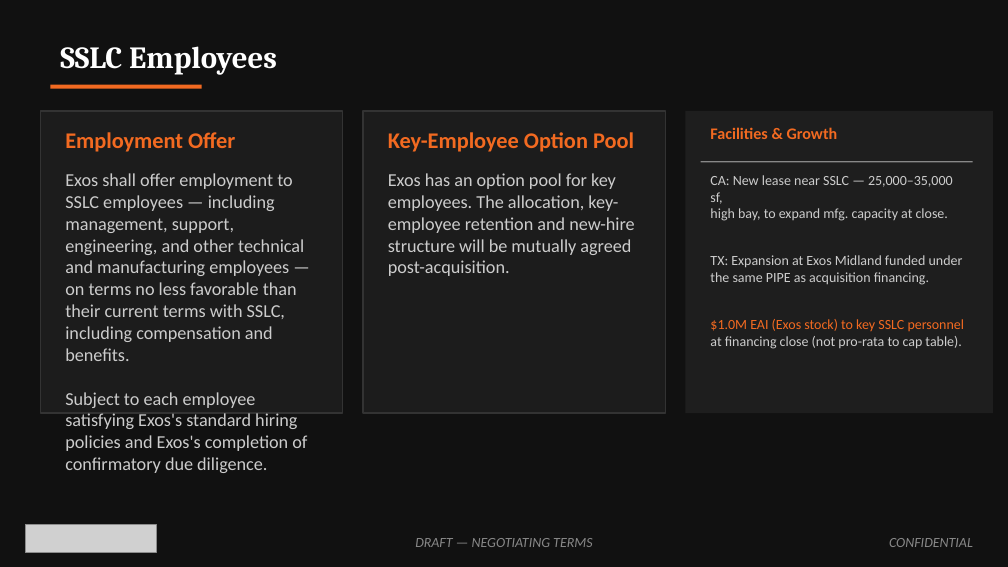
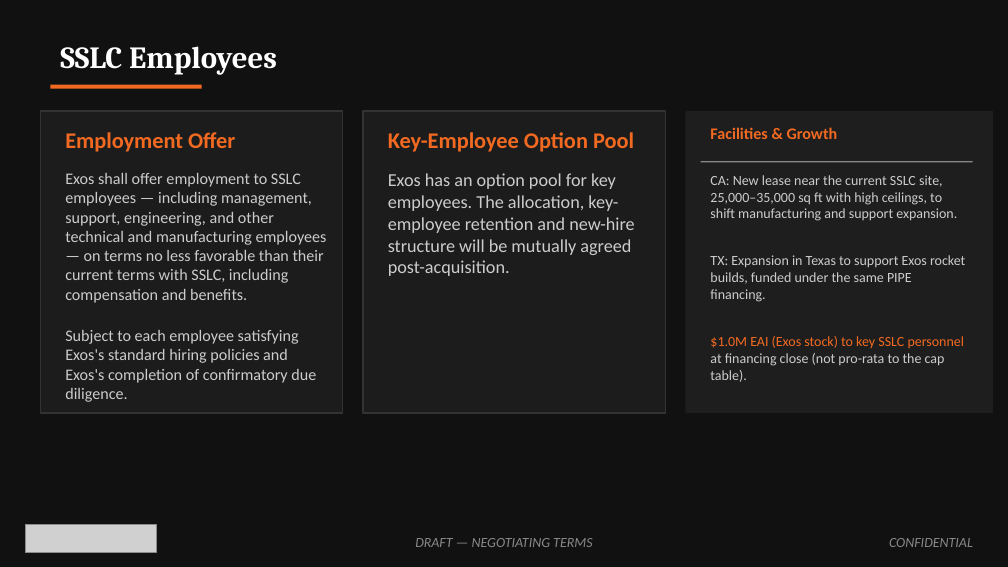
Before and after one commit to ExosAerospace/workspace, a slide deck: slide 13 of drafts/Exos_SSLC_Board_Offer_Overview_2026-10-12_r4.pptx. Drawn at 1008x567 pixels with LibreOffice and Linux fonts; fonts in the diff are those of the drawing; grey boxes stand for pictures. Boxes give left, top, right and bottom in pixels: in the first picture for what was removed or moved away, otherwise in the second. Text is boxed around its words. In the diff, an @@ line names an element or a change of style, - is before the commit and + after.

```diff
--- a/drafts/Exos_SSLC_Board_Offer_Overview_2026-10-12_r4.pptx
+++ b/drafts/Exos_SSLC_Board_Offer_Overview_2026-10-12_r4.pptx
@@ text "Exos shall offer employment to ..." at [65, 173, 327, 402]: size 13 to 11.5 pt @@
@@ text at [710, 175, 965, 302]: text changed @@
-CA: New lease near SSLC — 25,000–35,000 sf,
-high bay, to expand mfg. capacity at close.
-TX: Expansion at Exos Midland funded under
-the same PIPE as acquisition financing.
+CA: New lease near the current SSLC site, 25,000–35,000 sq ft with high ceilings, to shift manufacturing and support expansion.
+TX: Expansion in Texas to support Exos rocket builds, funded under the same PIPE financing.
@@ text at [710, 353, 945, 382]: text changed @@
-at financing close (not pro-rata to cap table).
+at financing close (not pro-rata to the cap table).
```
Also in this commit, not shown: 1 other slide changed, 2 other files.
